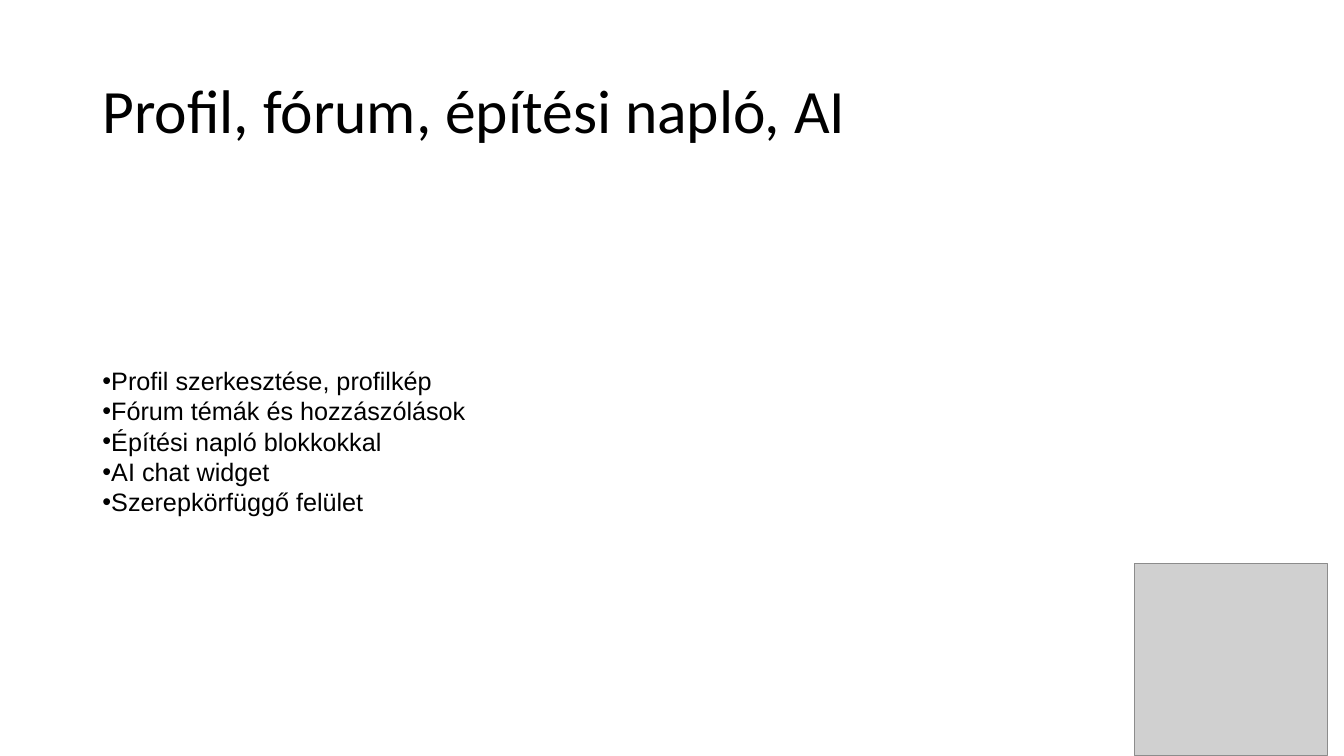
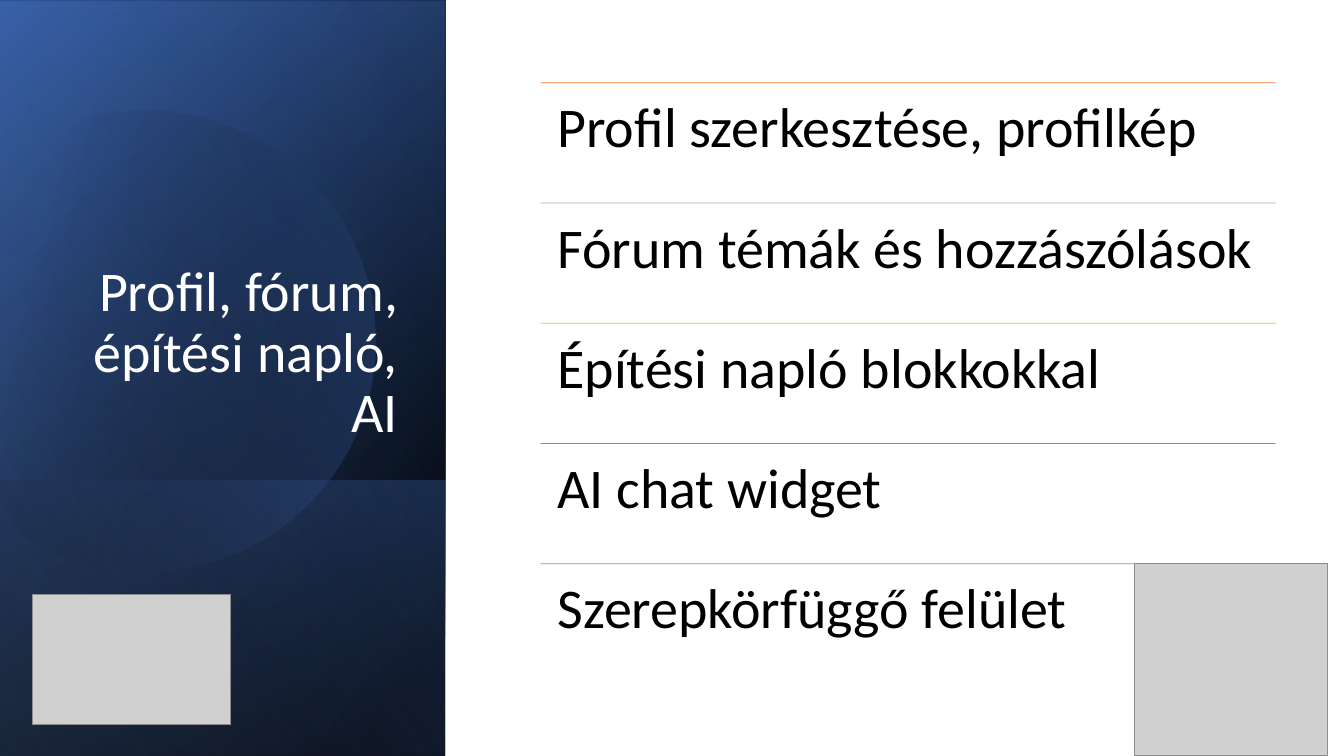
Before and after one commit to ClausPatrik/Makettoldal, a slide deck: slide 16 of MakettMester.pptx. Drawn at 1344x756 pixels with LibreOffice and Linux fonts; fonts in the diff are those of the drawing; grey boxes stand for pictures. Boxes give left, top, right and bottom in pixels: in the first picture for what was removed or moved away, otherwise in the second. Text is boxed around its words. In the diff, an @@ line names an element or a change of style, - is before the commit and + after.

```diff
--- a/MakettMester.pptx
+++ b/MakettMester.pptx
@@ rectangle added at (0,0,446,756), fill gradient #000000 to #2F5597 @@
@@ rectangle added at (0,1,446,756), fill gradient #000000 to #4472C4 @@
@@ rectangle added at (0,0,446,756), fill gradient #000000 to #8FAADC @@
@@ freeform shape added at (0,56,431,618), fill gradient #000000 to #4472C4 @@
@@ title "Profil, fórum, építési napló, AI": place and size @@
-title "Profil, fórum, építési napló, AI" at (102,90,845,143)
+title "Profil, fórum, építési napló, AI" at (94,272,398,432)
@@ title "Profil, fórum, építési napló, AI" at (94,272,398,432): size 44 to 40 pt, text colour #000000 to #FFFFFF; alignment left to right; vertical alignment middle to bottom @@
@@ text removed at (102,371,465,516) @@
-• Profil szerkesztése, profilkép
-• Fórum témák és hozzászólások
-• Építési napló blokkokkal
-• AI chat widget
-• Szerepkörfüggő felület
@@ rectangle added at (0,480,446,756), fill gradient #4472C4 to #000000 @@
@@ picture added at (32,595,231,725) @@
@@ group added at (540,83,1276,638): 5 lines, 5 texts @@
+Profil szerkesztése, profilkép
+Fórum témák és hozzászólások
+Építési napló blokkokkal
+AI chat widget
+Szerepkörfüggő felület
```
Also in this commit, not shown: 17 other slides changed.
